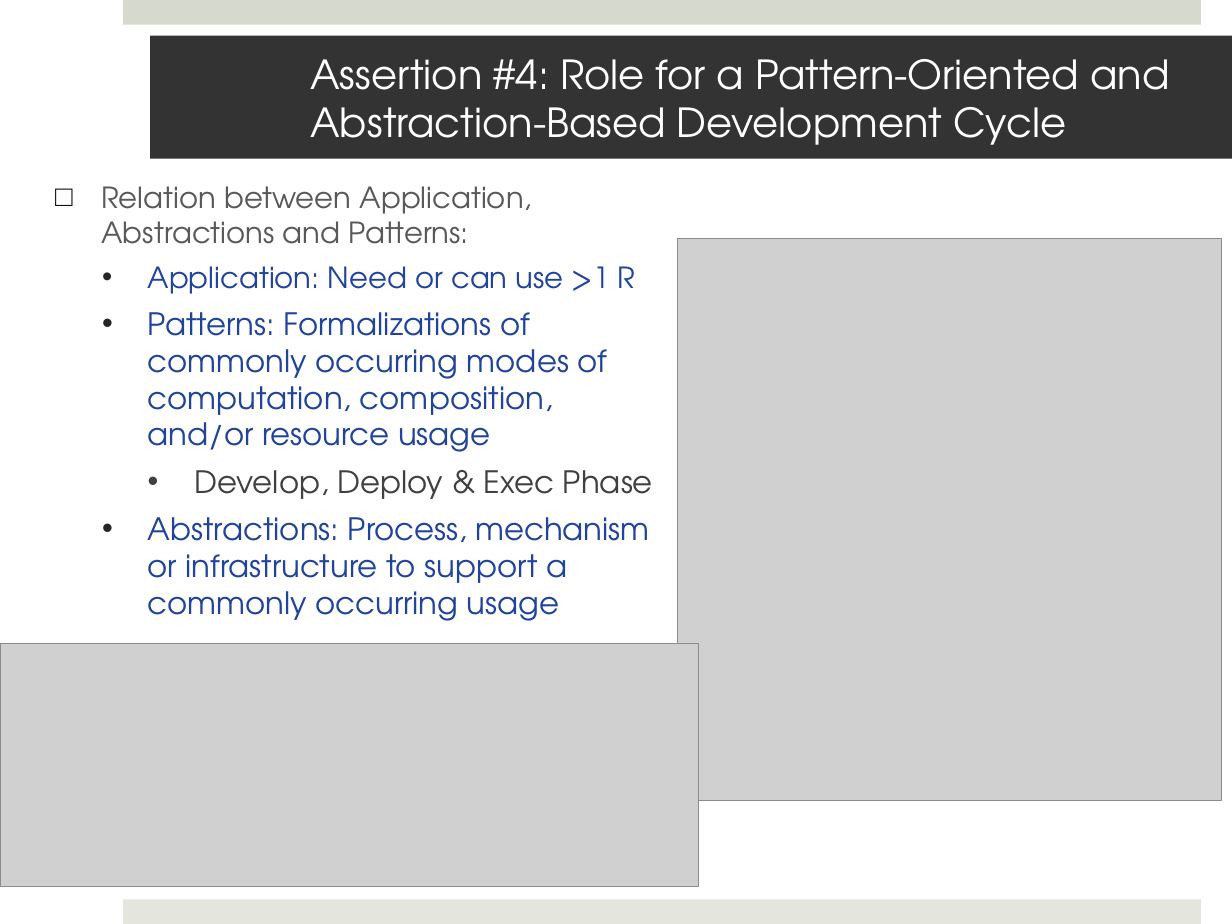
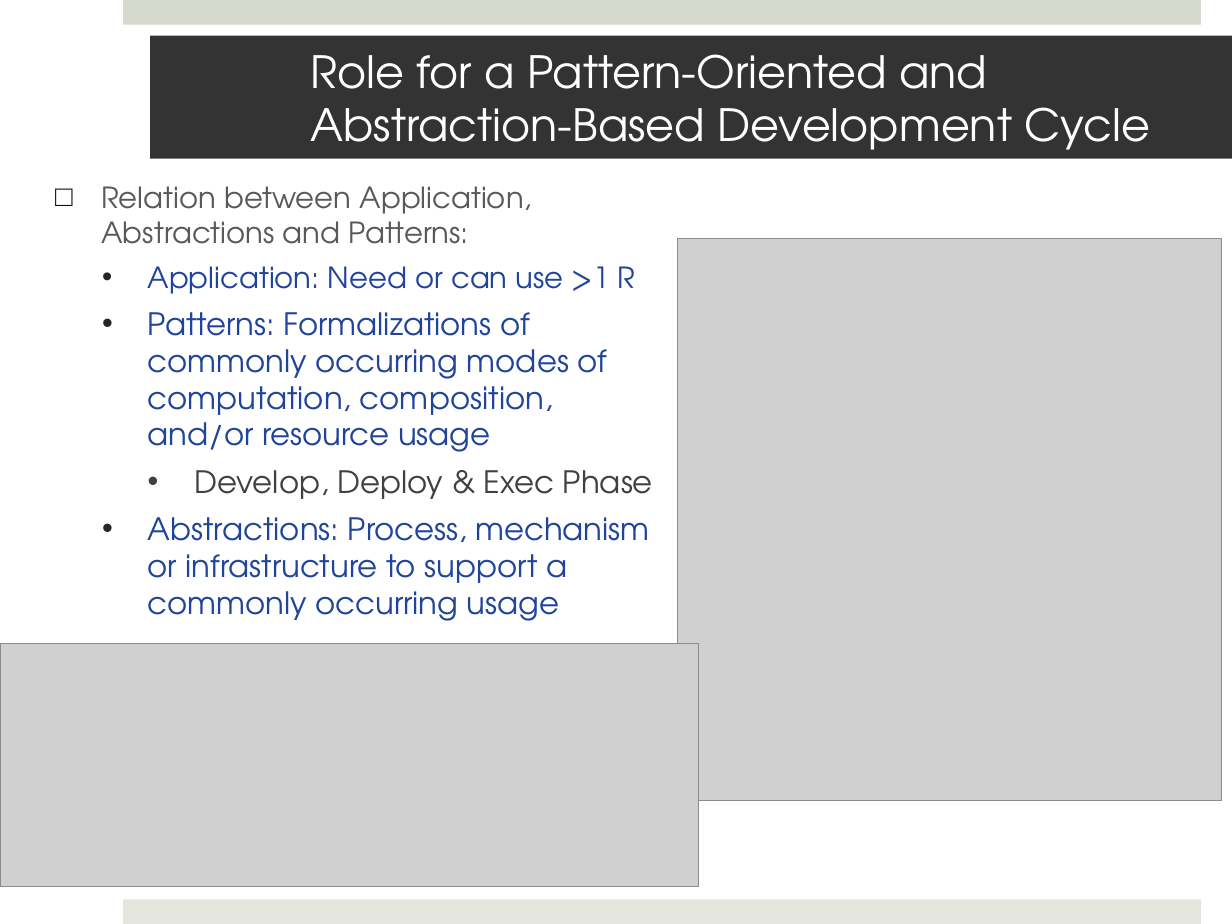
Before and after one commit to saga-project/saga-cpp-legacy-projects, a slide deck: slide 8 of papers/cloudcom10/presentation/saga-azure-cloudcom10.pptx. Drawn at 1232x924 pixels with LibreOffice and Linux fonts; fonts in the diff are those of the drawing; grey boxes stand for pictures. Boxes give left, top, right and bottom in pixels: in the first picture for what was removed or moved away, otherwise in the second. Text is boxed around its words. In the diff, an @@ line names an element or a change of style, - is before the commit and + after.

```diff
--- a/papers/cloudcom10/presentation/saga-azure-cloudcom10.pptx
+++ b/papers/cloudcom10/presentation/saga-azure-cloudcom10.pptx
@@ title at (310, 54, 1151, 162): text changed; size 23.4 to 26 pt @@
-Assertion #4: Role for a Pattern-Oriented and Abstraction-Based Development Cycle
+Role for a Pattern-Oriented and Abstraction-Based Development Cycle
```
Also in this commit, not shown: 8 other slides changed, 1 slide added.
